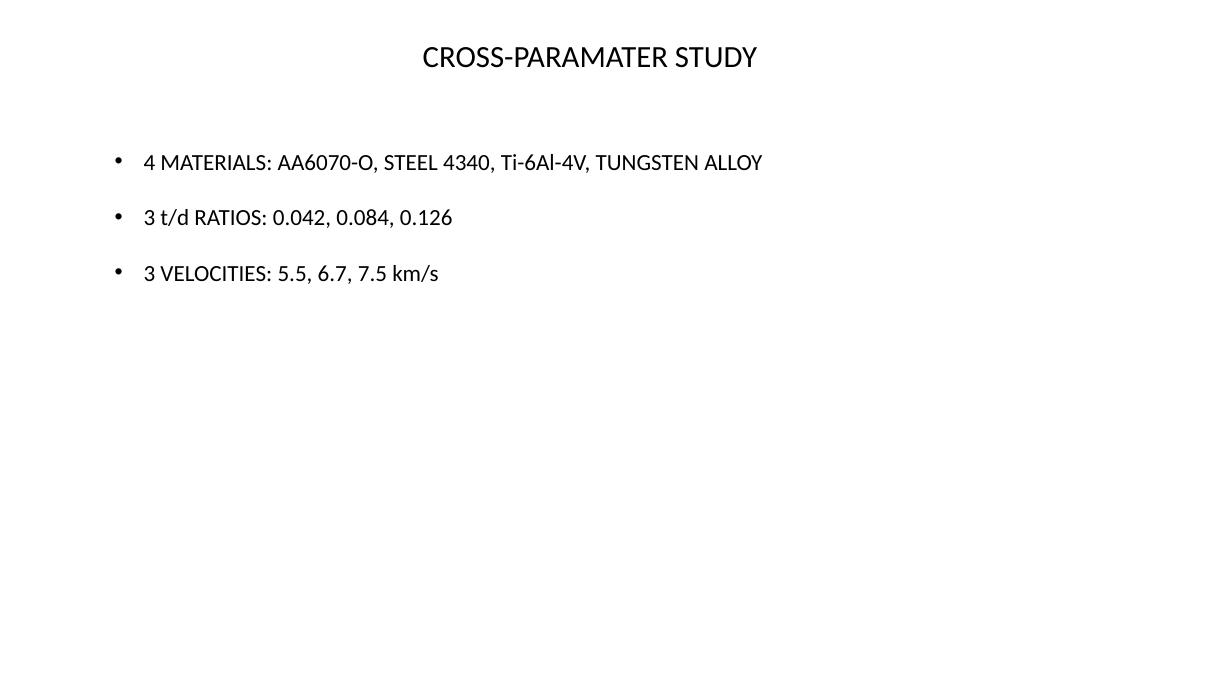
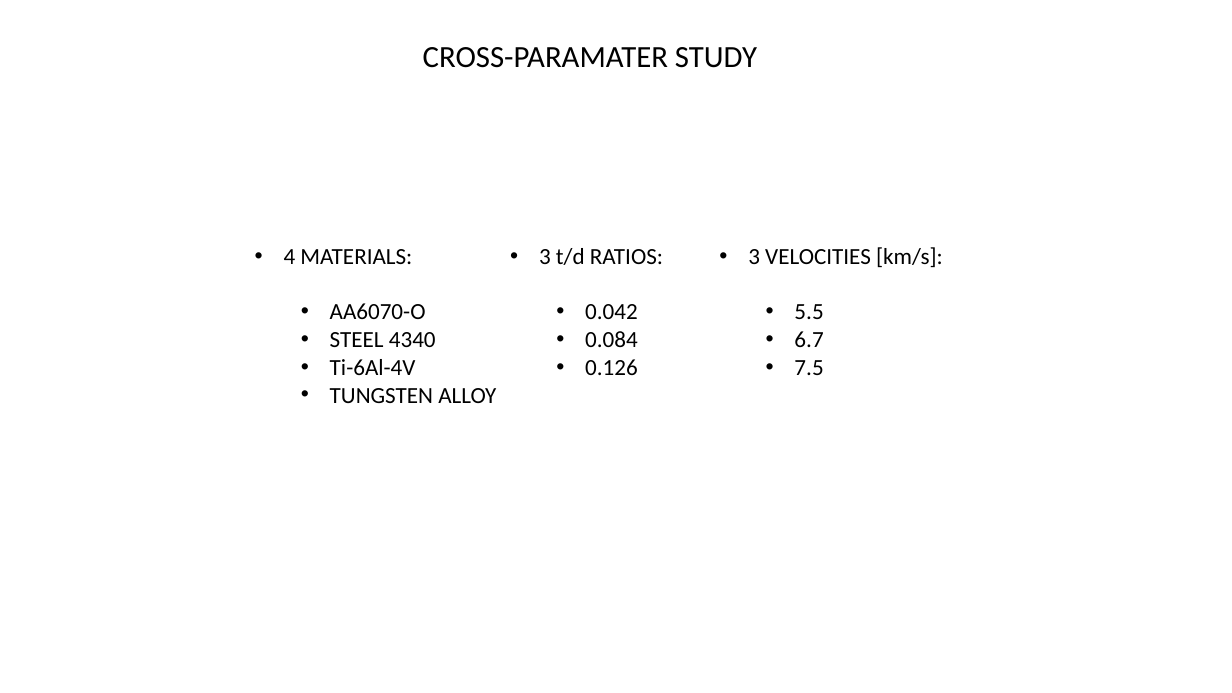
Before and after one commit to amoudes/HVI, a slide deck: slide 7 of Results_Presentation.pptx. Drawn at 1232x693 pixels with LibreOffice and Linux fonts; fonts in the diff are those of the drawing. Boxes give left, top, right and bottom in pixels: in the first picture for what was removed or moved away, otherwise in the second. Text is boxed around its words. In the diff, an @@ line names an element or a change of style, - is before the commit and + after.

```diff
--- a/Results_Presentation.pptx
+++ b/Results_Presentation.pptx
@@ text at <box>284,249,496,403</box>: text changed @@
-• 4 MATERIALS: AA6070-O, STEEL 4340, Ti-6Al-4V, TUNGSTEN ALLOY
-• 3 t/d RATIOS: 0.042, 0.084, 0.126
-• 3 VELOCITIES: 5.5, 6.7, 7.5 km/s
+• 4 MATERIALS:
+  • AA6070-O
+  • STEEL 4340
+  • Ti-6Al-4V
+  • TUNGSTEN ALLOY
@@ text added at <box>539,248,663,375</box>, 18 pt, text #000000 @@
+• 3 t/d RATIOS:
+  • 0.042
+  • 0.084
+  • 0.126
@@ text added at <box>748,247,943,375</box>, 18 pt, text #000000 @@
+• 3 VELOCITIES [km/s]:
+  • 5.5
+  • 6.7
+  • 7.5
```
Also in this commit, not shown: 4 slides added, 2 other files.
